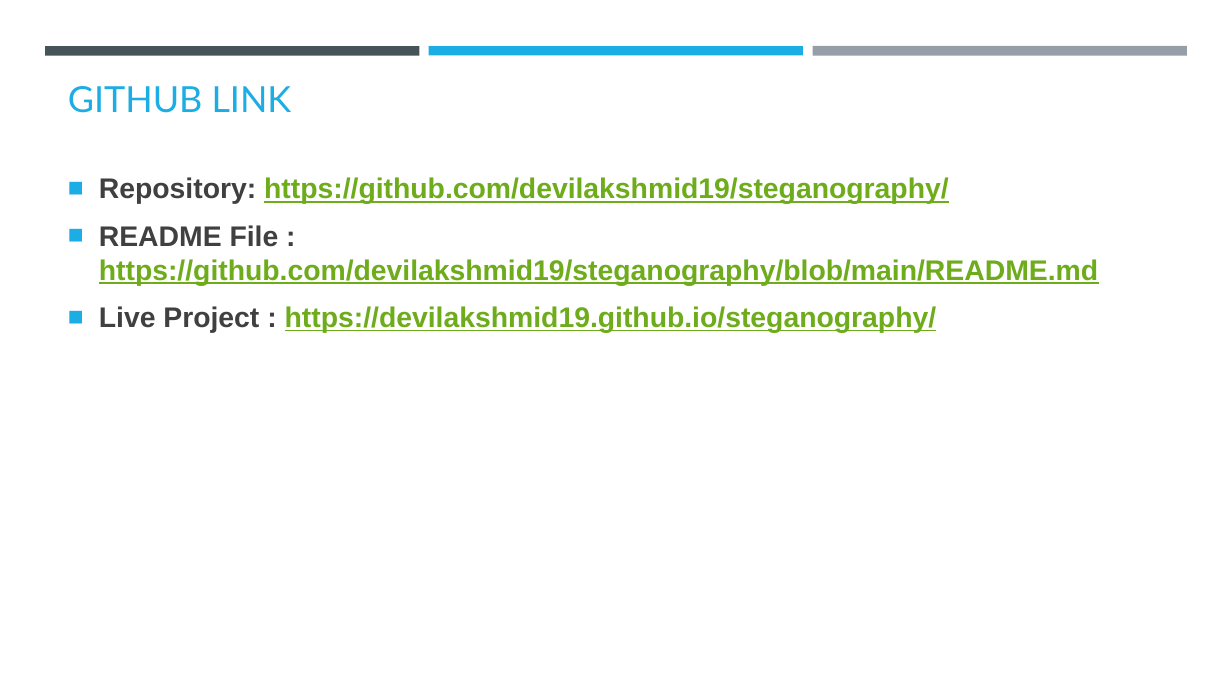
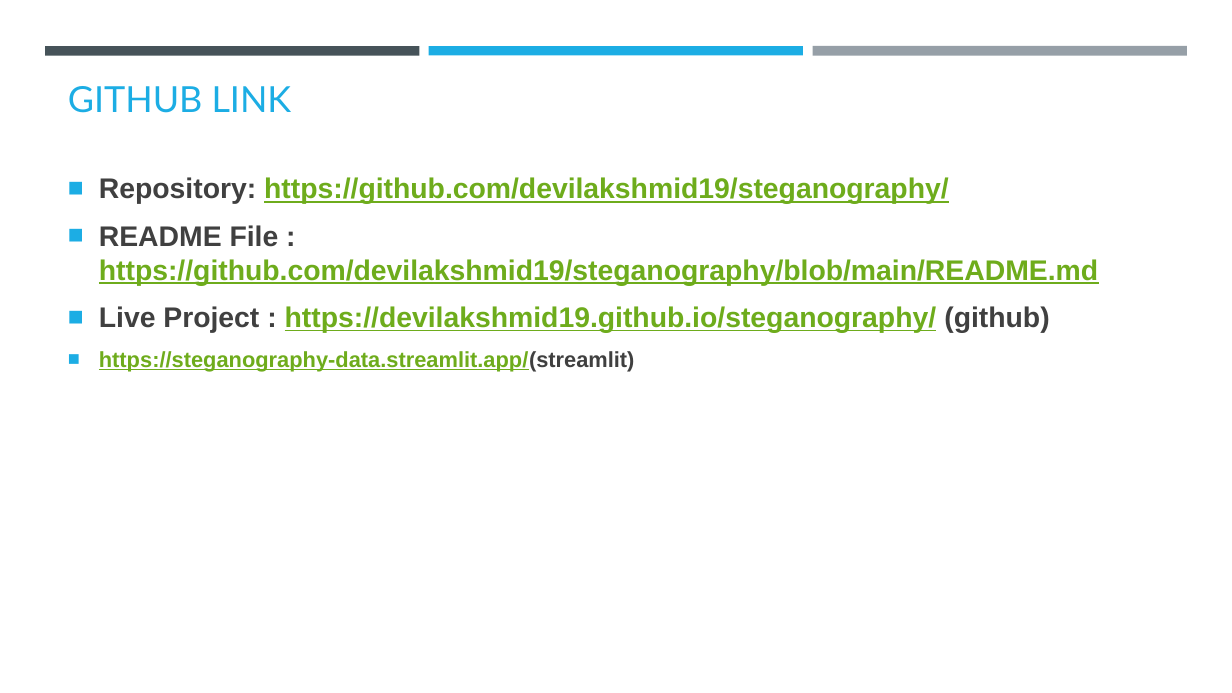
Before and after one commit to devilakshmid19/steganography, a slide deck: slide 10 of Steganography_AICTE.pptx (slide 9 before the commit). Drawn at 1232x693 pixels with LibreOffice and Linux fonts; fonts in the diff are those of the drawing; background and template pictures are left out. Boxes give left, top, right and bottom in pixels: in the first picture for what was removed or moved away, otherwise in the second. Text is boxed around its words. In the diff, an @@ line names an element or a change of style, - is before the commit and + after.

Commit message:
Updated PPT with latest changes

```diff
--- a/Steganography_AICTE.pptx
+++ b/Steganography_AICTE.pptx
@@ text at [99,306,1049,371]: text changed @@
-■ Live Project : https://devilakshmid19.github.io/steganography/
+■ Live Project : https://devilakshmid19.github.io/steganography/ (github)
+■ https://steganography-data.streamlit.app/(streamlit)
```
Also in this commit, not shown: 1 slide added.
